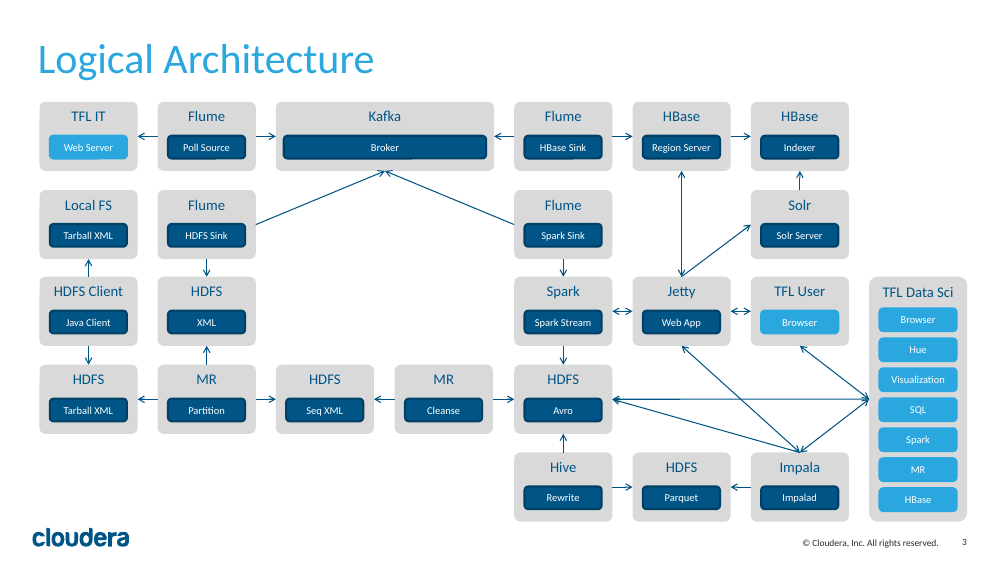
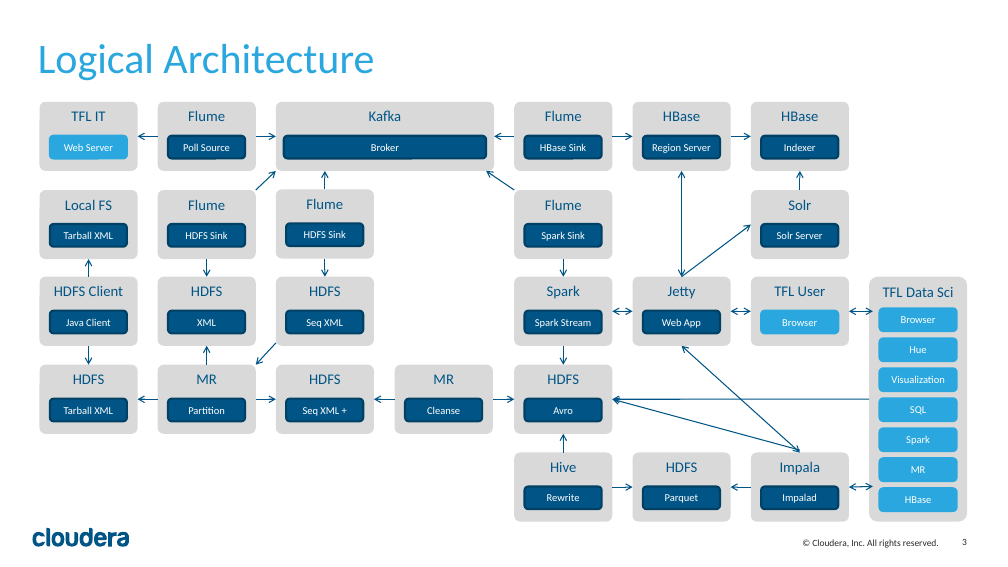
Before and after one commit to ggear/cloudera-cyclehire, a slide deck: slide 3 of cloudera-cyclehire-docs/src/site/resources/Cloudera_Cyclehire.pptx. Drawn at 1008x567 pixels with LibreOffice and Linux fonts; fonts in the diff are those of the drawing. Boxes give left, top, right and bottom in pixels: in the first picture for what was removed or moved away, otherwise in the second. Text is boxed around its words. In the diff, an @@ line names an element or a change of style, - is before the commit and + after.

```diff
--- a/cloudera-cyclehire-docs/src/site/resources/Cloudera_Cyclehire.pptx
+++ b/cloudera-cyclehire-docs/src/site/resources/Cloudera_Cyclehire.pptx
@@ arrow moved from (256, 225) - (385, 171) to (256, 190) - (276, 171) @@
@@ arrow added from (325, 190) to (325, 171), #005586 1 pt @@
@@ arrow moved from (514, 225) - (385, 171) to (514, 190) - (486, 171) @@
@@ rounded rectangle added at (x1=276, y1=190, x2=374, y2=259), fill #D9D9D9, 14 pt, text #005586 @@
+Flume
@@ rounded rectangle added at (x1=286, y1=223, x2=363, y2=246), fill #005586, outline #004065 2 pt, 10 pt, text #FFFFFF @@
+HDFS Sink
@@ arrow added from (325, 259) to (325, 277), #005586 1 pt @@
@@ rounded rectangle added at (x1=276, y1=277, x2=374, y2=346), fill #D9D9D9, 14 pt, text #005586 @@
+HDFS
@@ rounded rectangle added at (x1=286, y1=311, x2=363, y2=333), fill #005586, outline #004065 2 pt, 10 pt, text #FFFFFF @@
+Seq XML
@@ double arrow moved from (869, 399) - (800, 346) to (873, 312) - (849, 312) @@
@@ arrow added from (276, 343) to (256, 364), #005586 1 pt @@
@@ text in rounded rectangle at (x1=303, y1=407, x2=339, y2=416): text changed @@
-Seq XML
+Seq XML +
@@ arrow moved from (800, 453) - (613, 399) to (800, 450) - (613, 399) @@
@@ double arrow moved from (869, 399) - (800, 453) to (873, 486) - (849, 487) @@
```
Also in this commit, not shown: 5 other files.
